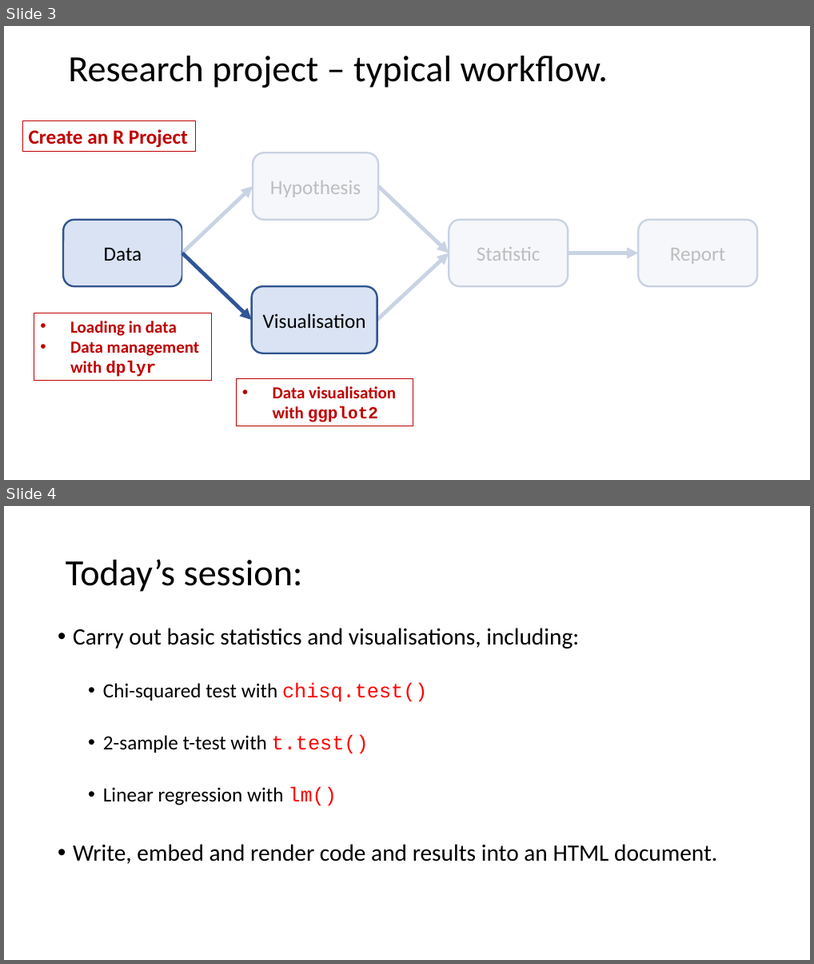
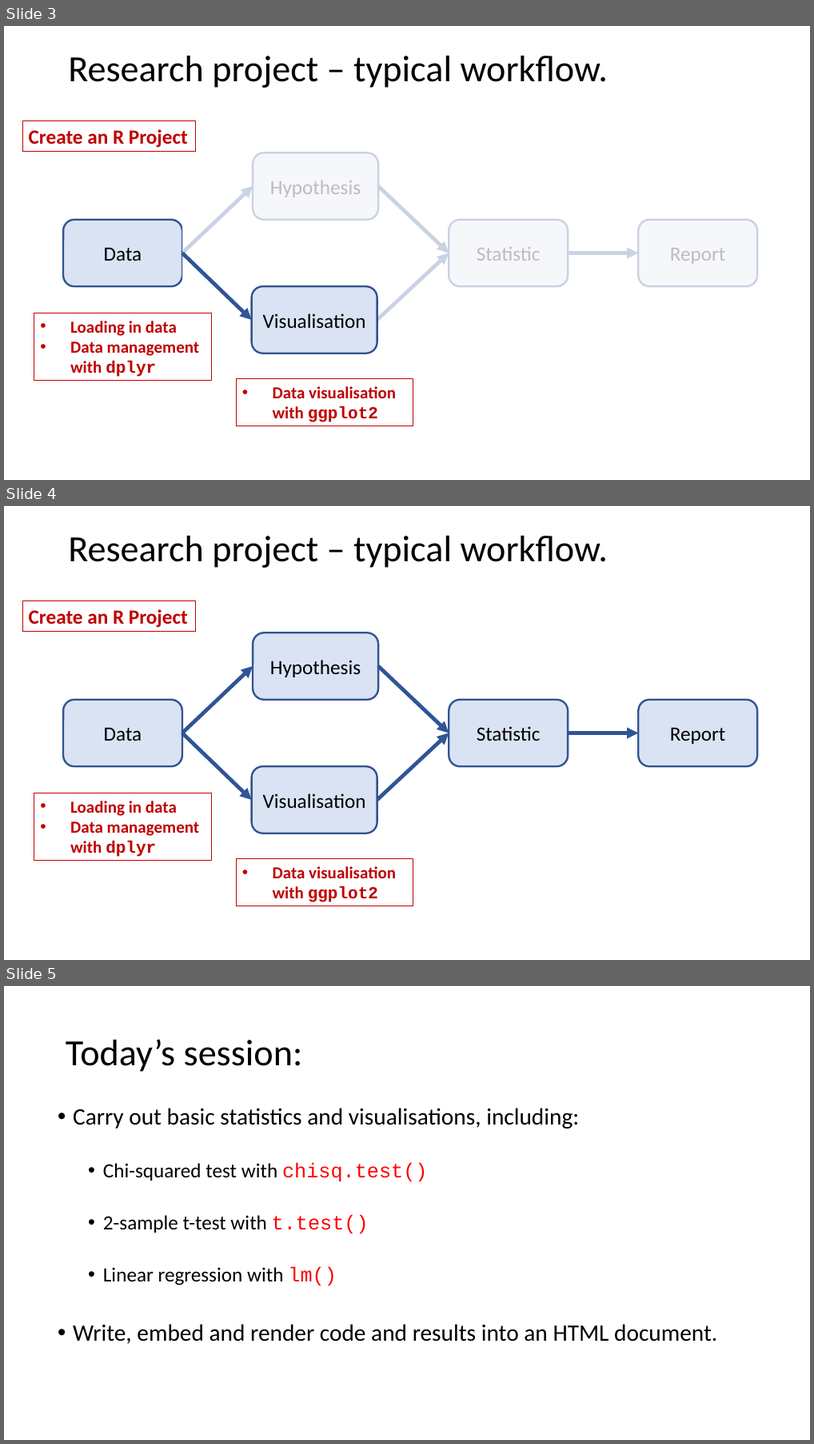
Before and after one commit to susjoh/Intro_to_Stats_in_R, a slide deck: docs/Using R as a Research Tool Pt 2.pptx. Shown one above the other, each under a label of ours: slides 3 and 4 before the commit, slides 3, 4 and 5 after it. The pictures are 814x964 and 814x1444 pixels, drawn with LibreOffice and Linux fonts; fonts in the diff are those of the drawing. Boxes give left, top, right and bottom in pixels: in the first picture for what was removed or moved away, otherwise in the second. Text is boxed around its words. In the diff, an @@ line names an element or a change of style, - is before the commit and + after.

```diff
--- a/docs/Using R as a Research Tool Pt 2.pptx
+++ b/docs/Using R as a Research Tool Pt 2.pptx
@@ slide 4 added at [4,506,810,960], background #FFFFFF @@
@@ title added at [68,536,608,568], 44 pt, text #000000 @@
+Research project – typical workflow.
@@ rectangle added at [22,600,196,631], outline #C00000 0.75 pt, 24 pt, text #C00000, bold @@
+Create an R Project
@@ rounded rectangle added at [253,632,378,699], fill #DAE3F3, outline #325491 2.25 pt, 24 pt, text #000000 @@
+Hypothesis
@@ arrow added from (182, 733) to (253, 666), #2F5597 4.5 pt @@
@@ arrow added from (378, 666) to (450, 733), #2F5597 4.5 pt @@
@@ rounded rectangle added at [63,700,182,766], fill #DAE3F3, outline #325491 2.25 pt, 24 pt, text #000000 @@
+Data
@@ rounded rectangle added at [450,700,569,766], fill #DAE3F3, outline #325491 2.25 pt, 24 pt, text #000000 @@
+Statistic
@@ rounded rectangle added at [638,700,758,766], fill #DAE3F3, outline #325491 2.25 pt, 24 pt, text #000000 @@
+Report
@@ arrow added from (182, 733) to (252, 800), #2F5597 4.5 pt @@
@@ arrow added from (378, 800) to (450, 733), #2F5597 4.5 pt @@
@@ arrow added from (569, 733) to (638, 733), #2F5597 4.5 pt @@
@@ rounded rectangle added at [252,766,378,832], fill #DAE3F3, outline #325491 2.25 pt, 24 pt, text #000000 @@
+Visualisation
@@ rectangle added at [34,792,211,860], outline #C00000 0.75 pt, 20 pt, text #C00000, bold @@
+• Loading in data
+• Data management with dplyr
@@ rectangle added at [236,859,414,905], outline #C00000 0.75 pt, 20 pt, text #C00000, bold @@
+• Data visualisation with ggplot2
@@ what was slide 4 is now slide 5 @@
```
Also in this commit, not shown: 12 other files.
